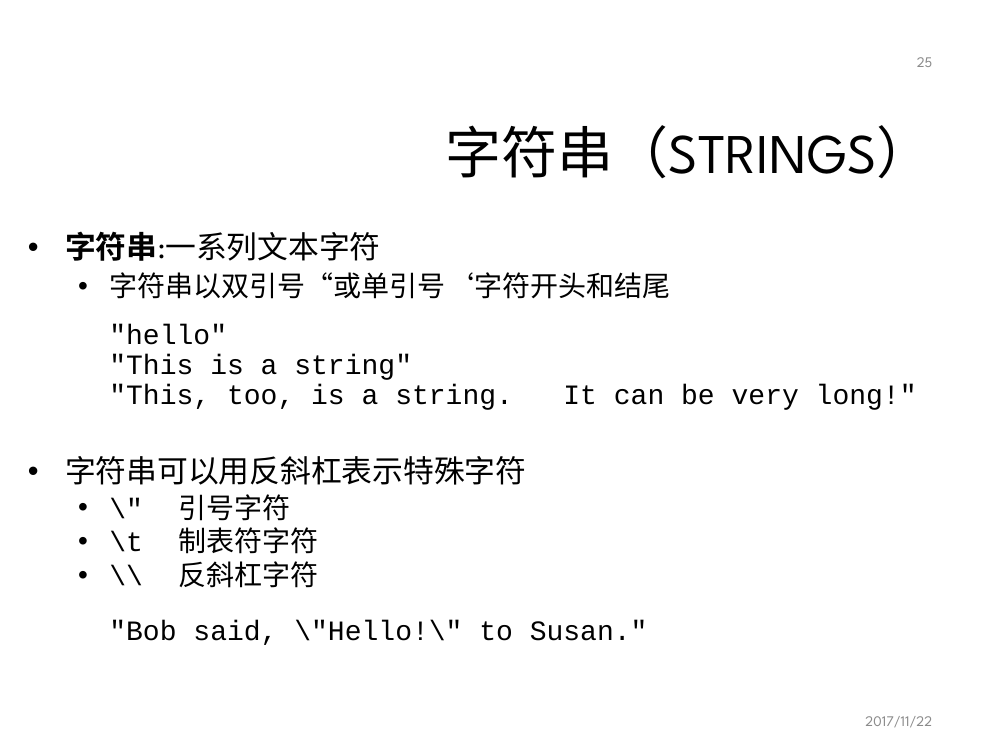
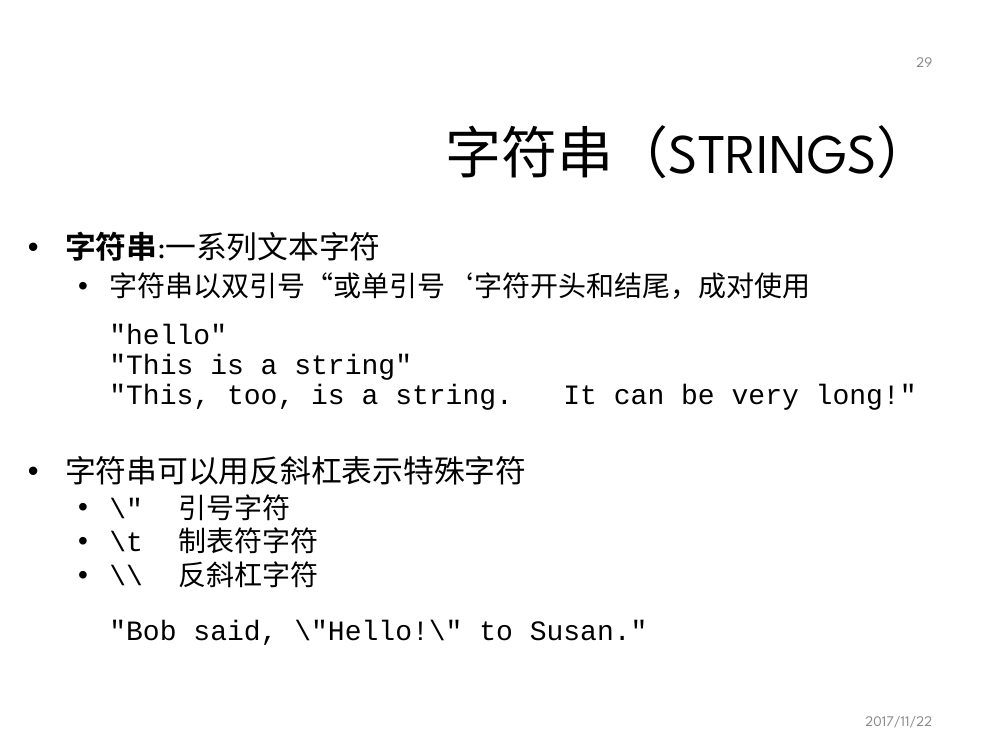
Before and after one commit to mcai/PythonTraining, a slide deck: slide 29 of intro_python_programming.pptx (slide 25 before the commit). Drawn at 1008x756 pixels with LibreOffice and Linux fonts; fonts in the diff are those of the drawing; background and template pictures are left out. Boxes give left, top, right and bottom in pixels: in the first picture for what was removed or moved away, otherwise in the second. Text is boxed around its words. In the diff, an @@ line names an element or a change of style, - is before the commit and + after.

```diff
--- a/intro_python_programming.pptx
+++ b/intro_python_programming.pptx
@@ page number at <box>916,57,932,67</box>: text changed @@
-25
+29
@@ text at <box>109,272,810,299</box>: text changed @@
-  • 字符串以双引号“或单引号‘字符开头和结尾
+  • 字符串以双引号“或单引号‘字符开头和结尾，成对使用
```
Also in this commit, not shown: 6 other slides changed, 9 slides added, 2 slides removed.
